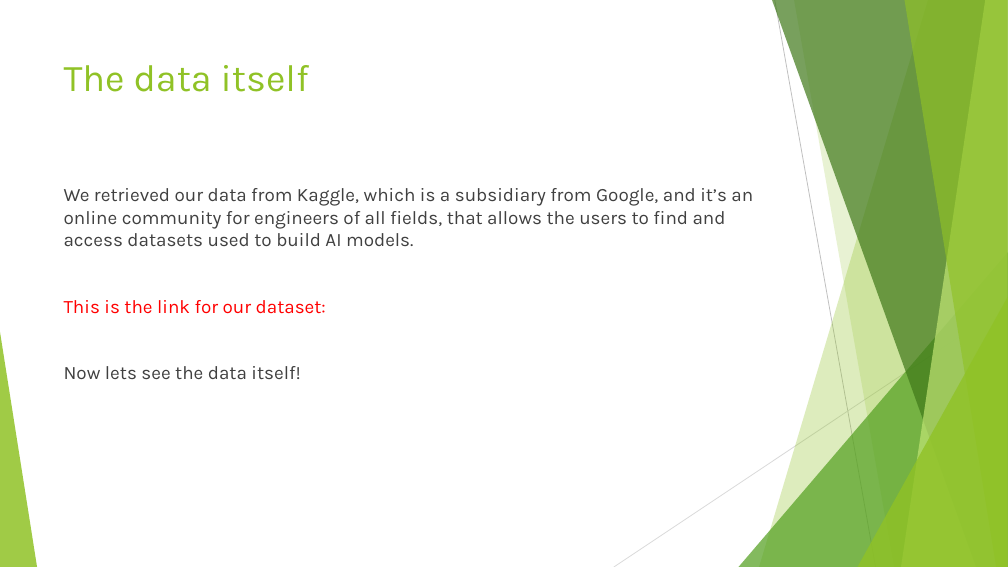
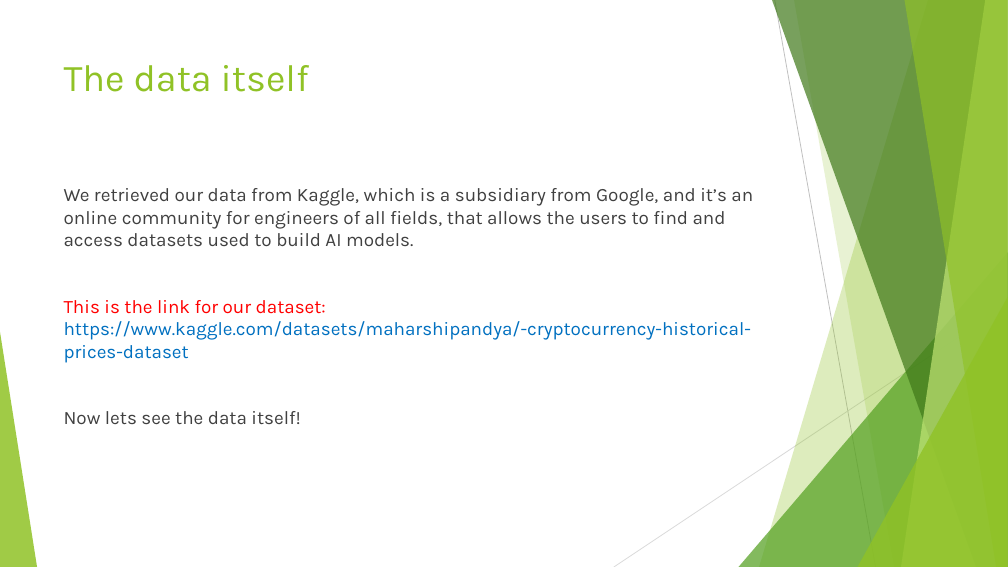
Before and after one commit to drummersoul/Cryptocurrency-Price-Prediction, a slide deck: slide 10 of Power Point Presentations/Presentation Week 3 Group D.pptx. Drawn at 1008x567 pixels with LibreOffice and Linux fonts; fonts in the diff are those of the drawing. Boxes give left, top, right and bottom in pixels: in the first picture for what was removed or moved away, otherwise in the second. Text is boxed around its words. In the diff, an @@ line names an element or a change of style, - is before the commit and + after.

```diff
--- a/Power Point Presentations/Presentation Week 3 Group D.pptx
+++ b/Power Point Presentations/Presentation Week 3 Group D.pptx
@@ text at <box>64,300,751,363</box>: text changed; text colour #FF0000 to #0070C0 @@
-This is the link for our dataset:
+This is the link for our dataset: https://www.kaggle.com/datasets/maharshipandya/-cryptocurrency-historical-prices-dataset
```
Also in this commit, not shown: 1 other slide changed, 1 other file.
